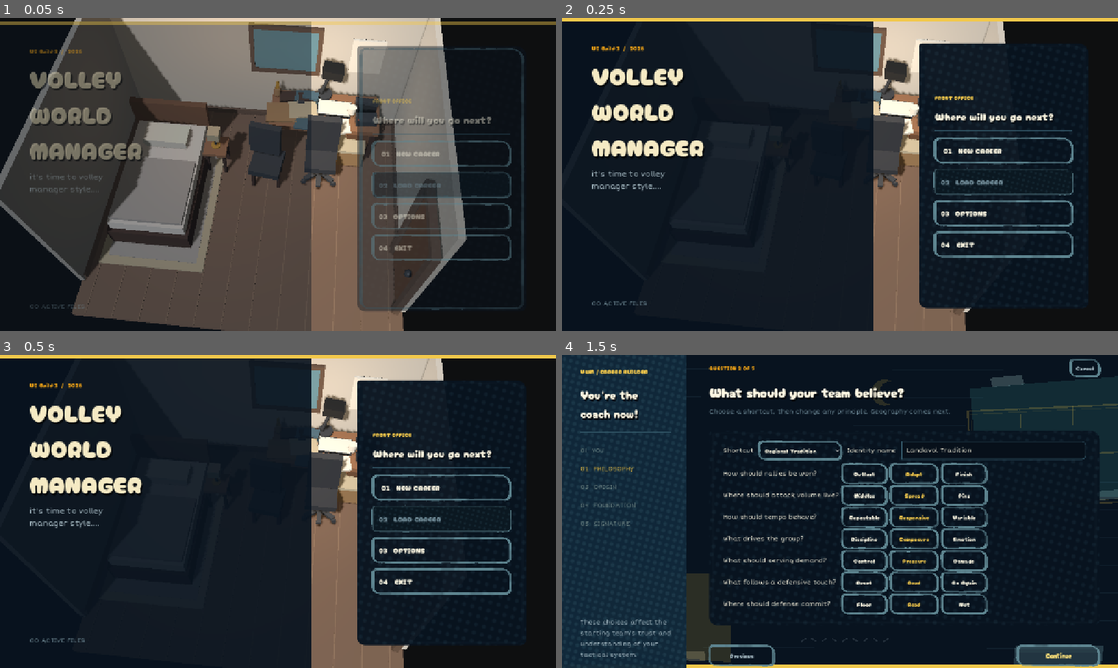
Above: before the commit, frames 1-4 (two rows, left to right).
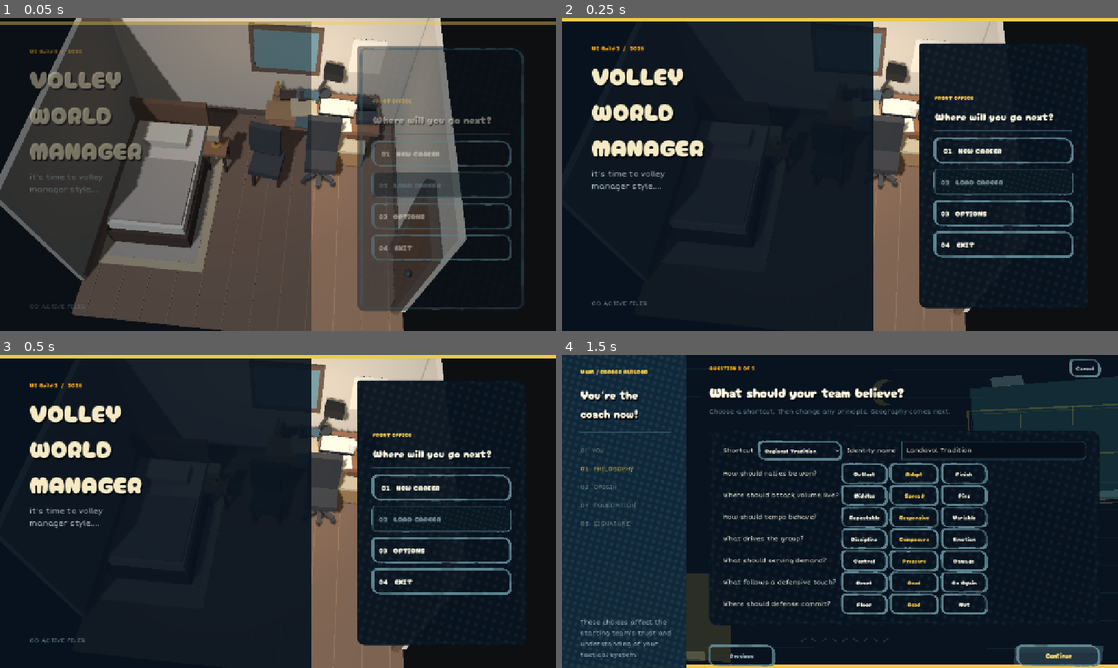
Above: after the commit, the same moments.

Repository: iracarranza/volley-world-manager
Game: Godot game, scene res://scenes/application.tscn
The game is run twice, just before and just after one commit, with the same random seed, the same clock (stepped at 60 frames per second) and the same inputs.
Inputs:
- Up to frame 1 (0.05 s): no input
- Up to frame 2 (0.25 s): no input
- Up to frame 3 (0.5 s): no input
- Up to frame 4 (1.5 s): click "01 NEW CAREER" at 0.5 s; click "Continue" at 1.25 s

The runs differ from the first frame. In frame 1, 0.6% of the frame differs, in the area x 47-69%, y 12-38%; in frame 2, 0.3%; in frame 3, 0.4%; in frame 4, nothing differs.

Commit message:
Finalize Desk composition calibration pass 3

Diff:
--- a/scenes/office/desk_composition_calibration.gd
+++ b/scenes/office/desk_composition_calibration.gd
@@ -1,5 +1,5 @@
 extends Node
-## Screen-space calibration for the seated 3D Desk.
+## Final screen-space calibration for the seated 3D Desk.
 ## Historical DeskScreen is composition authority; the room is spatial authority.
 
 func _ready() -> void:
@@ -10,51 +10,48 @@
 	if office == null:
 		return
 
-	# Pass 2: prioritize the old screenshot's major masses. The eye is higher and
-	# closer to the near edge, looking steeply down; wall/window become context
-	# instead of the focal plane. A slightly narrower FOV gives the desk a broad,
-	# deliberate interface footprint rather than a room-survey look.
+	# Pass 3 settles between Pass 1's room-survey angle and Pass 2's near-plan
+	# view. Keep the desktop dominant while restoring a useful wall band, window,
+	# calendar and the lamp's side silhouette. Freeze this camera after review.
 	var desk_camera := office.get_node("Cameras/Desk") as Camera3D
-	desk_camera.position = Vector3(1.05, 1.82, -0.73)
-	desk_camera.fov = 51.0
-	desk_camera.look_at(Vector3(1.05, 0.76, -1.47), Vector3.UP)
+	desk_camera.position = Vector3(1.05, 1.70, -0.66)
+	desk_camera.fov = 53.5
+	desk_camera.look_at(Vector3(1.05, 0.82, -1.53), Vector3.UP)
 
-	# Functional objects retain the historical 140x70 desk-space topology, but
-	# are deliberately oversized for screen readability. This is an interface
-	# disguised as a physical desk, not an architectural scale study.
-	_place(office, "Journal", Vector3(1.20, 0.84, -1.51), Vector3(0.56, 0.040, 0.32), -3.0)
-	_place(office, "JournalPageEdge", Vector3(1.20, 0.861, -1.51), Vector3(0.53, 0.009, 0.295), -3.0)
-	_place(office, "TrainingClipboard", Vector3(0.69, 0.855, -1.43), Vector3(0.46, 0.030, 0.35), 8.0)
-	_place(office, "ClipboardClip", Vector3(0.65, 0.88, -1.57), Vector3(0.12, 0.030, 0.055), 8.0)
-	_place(office, "ScoutingBoard", Vector3(0.35, 0.84, -1.34), Vector3(0.50, 0.030, 0.39), 4.0)
-	_place(office, "HousingFolder", Vector3(0.82, 0.84, -1.18), Vector3(0.48, 0.030, 0.31), -5.0)
-	_place(office, "MealPad", Vector3(1.27, 0.84, -1.14), Vector3(0.40, 0.025, 0.28), 9.0)
+	# Screen-space hierarchy: broad scouting at far left, vertical training left-
+	# centre, journal as the dominant centre-right anchor, secondary documents
+	# lower/near, communications stacked at far right.
+	_place(office, "Journal", Vector3(1.25, 0.84, -1.53), Vector3(0.58, 0.045, 0.35), -3.0)
+	_place(office, "JournalPageEdge", Vector3(1.25, 0.864, -1.53), Vector3(0.55, 0.010, 0.322), -3.0)
+	_place(office, "TrainingClipboard", Vector3(0.70, 0.855, -1.47), Vector3(0.43, 0.030, 0.38), 7.0)
+	_place(office, "ClipboardClip", Vector3(0.66, 0.88, -1.62), Vector3(0.12, 0.030, 0.055), 7.0)
+	_place(office, "ScoutingBoard", Vector3(0.34, 0.84, -1.38), Vector3(0.51, 0.030, 0.39), 3.0)
+	_place(office, "HousingFolder", Vector3(0.82, 0.84, -1.20), Vector3(0.46, 0.030, 0.30), -5.0)
+	_place(office, "MealPad", Vector3(1.29, 0.84, -1.17), Vector3(0.39, 0.025, 0.27), 8.0)
 
-	# Communications remain a strong far-right cluster, matching the old screen.
-	_place(office, "PhoneBase", Vector3(1.72, 0.88, -1.58), Vector3(0.34, 0.14, 0.22), -5.0)
-	_place(office, "PhoneHandset", Vector3(1.72, 0.985, -1.58), Vector3(0.37, 0.065, 0.09), -5.0)
-	_place(office, "AnsweringMachine", Vector3(1.73, 0.87, -1.31), Vector3(0.34, 0.12, 0.19), 4.0)
+	_place(office, "PhoneBase", Vector3(1.73, 0.88, -1.61), Vector3(0.34, 0.14, 0.22), -5.0)
+	_place(office, "PhoneHandset", Vector3(1.73, 0.985, -1.61), Vector3(0.37, 0.065, 0.09), -5.0)
+	_place(office, "AnsweringMachine", Vector3(1.74, 0.87, -1.34), Vector3(0.34, 0.12, 0.19), 4.0)
 	var machine_light := office.find_child("MachineLight", true, false) as Node3D
 	if machine_light != null:
-		machine_light.position = Vector3(1.60, 0.93, -1.23)
+		machine_light.position = Vector3(1.61, 0.93, -1.26)
 
 	var mug := office.find_child("Mug", true, false) as Node3D
 	if mug != null:
-		mug.position = Vector3(1.49, 0.92, -1.44)
-		mug.scale = Vector3(1.20, 1.20, 1.20)
+		mug.position = Vector3(1.50, 0.92, -1.46)
+		mug.scale = Vector3(1.15, 1.15, 1.15)
 
-	# Historical low book pile, with enough mass to survive the steeper camera.
 	var book_positions := [
-		Vector3(0.43, 0.84, -1.69),
-		Vector3(0.74, 0.84, -1.70),
-		Vector3(0.76, 0.885, -1.69),
-		Vector3(0.80, 0.925, -1.68),
+		Vector3(0.43, 0.84, -1.72),
+		Vector3(0.75, 0.84, -1.72),
+		Vector3(0.77, 0.882, -1.71),
+		Vector3(0.81, 0.920, -1.70),
 	]
 	var book_sizes := [
-		Vector3(0.30, 0.045, 0.20),
-		Vector3(0.40, 0.050, 0.24),
-		Vector3(0.31, 0.050, 0.18),
-		Vector3(0.26, 0.045, 0.16),
+		Vector3(0.29, 0.042, 0.19),
+		Vector3(0.39, 0.048, 0.23),
+		Vector3(0.30, 0.048, 0.175),
+		Vector3(0.25, 0.042, 0.155),
 	]
 	var book_yaws := [6.0, -5.0, 10.0, -9.0]
 	for i in 4:
@@ -64,26 +61,25 @@
 			_set_box_size(book, book_sizes[i])
 			book.rotation_degrees = Vector3(0, book_yaws[i], 0)
 
-	# Lamp is the historical vertical anchor: deliberately larger/taller than a
-	# literal scale model so its silhouette bridges desktop and wall.
+	# Lamp remains the vertical bridge between desktop and wall, but Pass 3 backs
+	# off the Pass-2 scale so the articulated side silhouette reads again.
 	var lamp_base := office.find_child("LampBase", true, false) as Node3D
 	var lamp_stem := office.find_child("LampStem", true, false) as Node3D
 	var lamp_shade := office.find_child("LampShade", true, false) as Node3D
 	if lamp_base != null:
-		lamp_base.position = Vector3(1.03, 0.88, -1.78)
-		lamp_base.scale = Vector3(1.30, 1.20, 1.30)
+		lamp_base.position = Vector3(1.02, 0.88, -1.79)
+		lamp_base.scale = Vector3(1.20, 1.15, 1.20)
 	if lamp_stem != null:
-		lamp_stem.position = Vector3(1.03, 1.16, -1.78)
-		lamp_stem.scale = Vector3(1.20, 1.45, 1.20)
-		lamp_stem.rotation_degrees = Vector3(0, 0, -14)
+		lamp_stem.position = Vector3(1.00, 1.15, -1.79)
+		lamp_stem.scale = Vector3(1.15, 1.34, 1.15)
+		lamp_stem.rotation_degrees = Vector3(0, 0, -19)
 	if lamp_shade != null:
-		lamp_shade.position = Vector3(1.12, 1.43, -1.77)
-		lamp_shade.scale = Vector3(1.45, 1.35, 1.35)
+		lamp_shade.position = Vector3(1.13, 1.39, -1.78)
+		lamp_shade.scale = Vector3(1.35, 1.25, 1.25)
 
-	# Supporting pencil cup stays peripheral.
 	var cup := office.find_child("PencilCup", true, false) as Node3D
 	if cup != null:
-		cup.position = Vector3(0.24, 0.92, -1.73)
+		cup.position = Vector3(0.24, 0.92, -1.74)
 	for i in 3:
 		var pencil := office.find_child("Pencil%02d" % i, true, false) as Node3D
 		if pencil != null:
